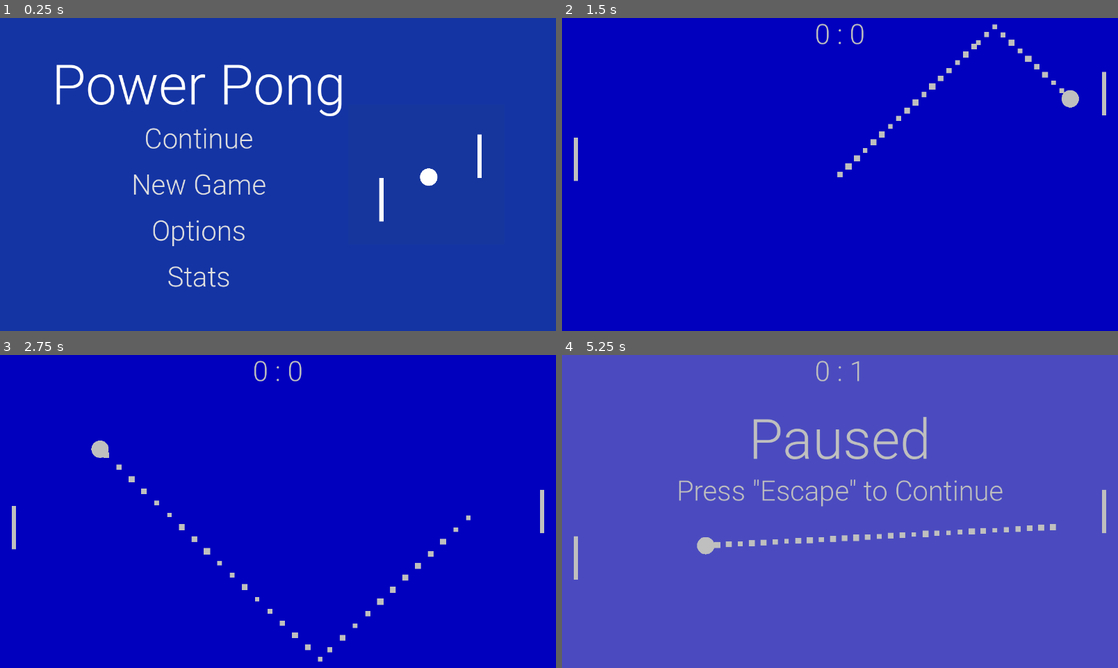
Above: before the commit, frames 1-4 (two rows, left to right).
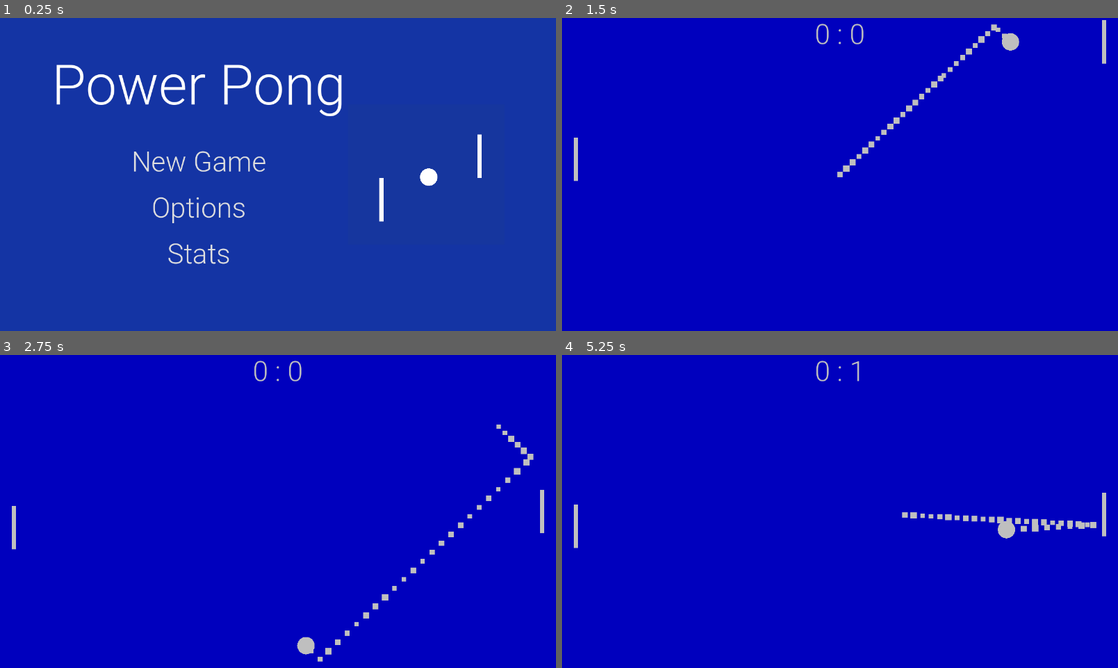
Above: after the commit, the same moments.

Repository: tjreed15/pong
Game: Godot game, scene res://scenes/menu/menu.tscn
Same seed, same stepped clock (60 frames per second), same inputs: the game is played once before the commit and once after it.
Inputs (mouse positions are in pixels of both pictures, inside the frame that each line leads up to):
- Up to frame 1 (0.25 s): no input
- Up to frame 2 (1.5 s): click "New Game" at 0.5 s; move the mouse to (962, 158) at 1.27 s; hold Shift (rotate) from 1.28 s (still down)
- Up to frame 3 (2.75 s): move the mouse to (166, 527) at 2.02 s; release Shift (rotate) at 2.03 s; tap Shift (rotate) at 2.1 s
- Up to frame 4 (5.25 s): move the mouse to (895, 442) at 2.77 s; hold Shift (rotate) 2.78-3.53 s; move the mouse to (812, 574) at 3.52 s; tap Shift (rotate) at 3.6 s; move the mouse to (1006, 558) at 4.27 s; hold Shift (rotate) 4.28-5 s; tap Escape (pause) at 4.9 s; click (840, 527) at 5 s, where only the run after the commit has a clickable "Continue"

The runs differ from the first frame. In frame 1, 2.3% of the frame differs, in the area x 24-48%, y 35-86%; in frame 2, 1.0%; in frame 3, 1.2%; in frame 4, 100%, in the area x 0-100%, y 0-100%.

Commit message:
Added save game functionality

Diff:
--- /dev/null
+++ b/godot/pause/pause_menu.gd
@@ -0,0 +1,23 @@
+class_name PauseMenu extends Control
+
+
+signal save_and_exit_pressed()
+
+
+func _process(_delta: float) -> void:
+	if Input.is_action_just_pressed("pause"):
+		self.toggle_pause()
+
+
+func toggle_pause() -> void:
+		get_tree().paused = not get_tree().paused
+		self.visible = not self.visible
+
+
+func _on_save_and_exit_button_pressed() -> void:
+	self.save_and_exit_pressed.emit()
+	self.toggle_pause()
+
+
+func _on_continue_button_pressed() -> void:
+	self.toggle_pause()
--- a/godot/pause/pause_menu.tscn
+++ b/godot/pause/pause_menu.tscn
@@ -1,6 +1,7 @@
-[gd_scene load_steps=2 format=3 uid="uid://dtr83cwyjumv3"]
+[gd_scene load_steps=3 format=3 uid="uid://dtr83cwyjumv3"]
 
 [ext_resource type="Theme" uid="uid://1j0qm0ylmms6" path="res://resources/default_theme.tres" id="1_hrn0q"]
+[ext_resource type="Script" path="res://pause/pause_menu.gd" id="2_ww0tk"]
 
 [node name="PauseMenu" type="Control"]
 layout_mode = 3
@@ -10,6 +11,7 @@
 grow_horizontal = 2
 grow_vertical = 2
 theme = ExtResource("1_hrn0q")
+script = ExtResource("2_ww0tk")
 
 [node name="ColorRect" type="ColorRect" parent="."]
 layout_mode = 1
@@ -42,8 +44,16 @@
 horizontal_alignment = 1
 vertical_alignment = 1
 
-[node name="Subtitle" type="Label" parent="ColorRect/MarginContainer/VBoxContainer"]
+[node name="VBoxContainer" type="VBoxContainer" parent="ColorRect/MarginContainer/VBoxContainer"]
 layout_mode = 2
-text = "Press \"Escape\" to Continue"
-horizontal_alignment = 1
-vertical_alignment = 1
+
+[node name="SaveAndExitButton" type="Button" parent="ColorRect/MarginContainer/VBoxContainer/VBoxContainer"]
+layout_mode = 2
+text = "Save And Exit"
+
+[node name="ContinueButton" type="Button" parent="ColorRect/MarginContainer/VBoxContainer/VBoxContainer"]
+layout_mode = 2
+text = "Continue"
+
+[connection signal="pressed" from="ColorRect/MarginContainer/VBoxContainer/VBoxContainer/SaveAndExitButton" to="." method="_on_save_and_exit_button_pressed"]
+[connection signal="pressed" from="ColorRect/MarginContainer/VBoxContainer/VBoxContainer/ContinueButton" to="." method="_on_continue_button_pressed"]
--- a/godot/persistence/data_store.gd
+++ b/godot/persistence/data_store.gd
@@ -1,26 +1,42 @@
 extends Node
 
+@onready var game: Game = Game.load_game()
 @onready var game_stats: GameStats = GameStats.load_game_stats()
 @onready var global_settings: GlobalSettings = GlobalSettings.load_settings()
 
 
+func save_game(player1_score: int, player2_score: int) -> Error:
+	self.game = Game.new()
+	game.player1_score = player1_score
+	game.player2_score = player2_score
+	return self.game.save_game()
+
+
 func tally_game(win: bool) -> Error:
 	var level = self.global_settings.difficulty_level
-	var count: WinLossCount = self.game_stats.win_loss_count[level]
-	if win:
-		count.wins += 1
-	else:
-		count.losses += 1
-	return self.game_stats.save_game_stats()
+	self.game_stats.win_loss_count[level].update(win)
+	var stats_status = self.game_stats.save_game_stats()
+	if stats_status != OK:
+		return stats_status
+
+	var game_status = self.game.delete_saved_game()
+	self.game = null
+	if game_status != OK:
+		return game_status
+
+	return OK
+
 
 func reset_game_stats() -> Error:
 	self.game_stats = GameStats.new()
 	return self.game_stats.save_game_stats()
 
+
 func set_difficulty(level: Difficulty.Level) -> Error:
 	self.global_settings.difficulty_level = level
 	return self.global_settings.save_settings()
 
+
 func set_winning_score(score: int) -> Error:
 	self.global_settings.winning_score = score
 	return self.global_settings.save_settings()
--- /dev/null
+++ b/godot/persistence/game.gd
@@ -0,0 +1,25 @@
+class_name Game extends Resource
+
+
+const SAVE_FILE: String = "user://game.res"
+
+
+@export var player1_score: int = 0
+@export var player2_score: int = 0
+
+
+static func load_game() -> Game:
+	if ResourceLoader.exists(SAVE_FILE):
+		var game = ResourceLoader.load(SAVE_FILE)
+		print(game)
+		if game is Game:
+			return game
+	return null
+
+
+func save_game() -> Error:
+	return ResourceSaver.save(self, SAVE_FILE)
+
+
+func delete_saved_game() -> Error:
+	return DirAccess.remove_absolute(SAVE_FILE)
--- a/godot/persistence/win_loss_count.gd
+++ b/godot/persistence/win_loss_count.gd
@@ -3,3 +3,9 @@
 
 @export var wins = 0
 @export var losses = 0
+
+func update(win: bool) -> void:
+	if win:
+		self.wins += 1
+	else:
+		self.losses += 1
--- a/godot/scenes/main/main.gd
+++ b/godot/scenes/main/main.gd
@@ -14,26 +14,35 @@
 @onready var player_scores: Dictionary = {str(player1): 0, str(player2): 0}
 
 
+var default_ball_speed: int
+
+
 func _ready() -> void:
+	self.__init_score()
 	var difficulty = DataStore.global_settings.difficulty_level
-	self.ai_controller.max_speed = (difficulty+2) * 250
+	self.ai_controller.max_speed = (difficulty + 2) * 250
 	self.ai_controller.deviations = difficulty + 1
+	self.default_ball_speed = (difficulty+3) * 200
 	self.serve()
 
 
 func serve() -> void:
 	self.ball.position = Constants.SCREEN_CENTER
 	self.ball.set_direction(self.server.get_normal().rotated(randf_range(-PI/4, PI/4)))
-	self.ball.set_speed(self.ball.initial_speed)
+	self.ball.set_speed(self.default_ball_speed)
 
 
-func update_score(scorer: Player) -> int:
+func increment_score(scorer: Player) -> int:
 	self.player_scores[str(scorer)] += 1
+	self.update_score()
+	return self.player_scores[str(scorer)]
+
+
+func update_score() -> void:
 	var score_string = ""
 	for score in self.player_scores.values():
 		score_string += str(score) + SCORE_DELIMETER
 	self.score_label.text =  score_string.left(-SCORE_DELIMETER.length())
-	return self.player_scores[str(scorer)]
 
 
 func end_game(winner: Player) -> void:
@@ -49,7 +58,7 @@
 func _on_player_scored_on(player: Player) -> void:
 	self.server = player
 	var scorer = self.__get_other_player(player)
-	if self.update_score(scorer) < DataStore.global_settings.winning_score:
+	if self.increment_score(scorer) < DataStore.global_settings.winning_score:
 		self.serve()
 	else:
 		self.end_game(scorer)
@@ -57,3 +66,16 @@
 
 func __get_other_player(player: Player):
 	return player1 if player == player2 else player2
+
+
+func _on_pause_menu_save_and_exit_pressed() -> void:
+	var player1_score = self.player_scores[str(self.player1)]
+	var player2_score = self.player_scores[str(self.player2)]
+	DataStore.save_game(player1_score, player2_score)
+	get_tree().change_scene_to_file("res://scenes/menu/Menu.tscn")
+
+
+func __init_score() -> void:
+	self.player_scores[str(player1)] = DataStore.game.player1_score
+	self.player_scores[str(player2)] = DataStore.game.player2_score
+	self.update_score()
--- a/godot/scenes/main/main.tscn
+++ b/godot/scenes/main/main.tscn
@@ -1,7 +1,6 @@
-[gd_scene load_steps=13 format=3 uid="uid://duah3hdq36032"]
+[gd_scene load_steps=12 format=3 uid="uid://duah3hdq36032"]
 
 [ext_resource type="Script" path="res://scenes/main/Main.gd" id="1_qn1pe"]
-[ext_resource type="Script" path="res://controllers/game_controller.gd" id="2_xxwo7"]
 [ext_resource type="PackedScene" uid="uid://b328b8ccqd1f8" path="res://core/ball.tscn" id="3_anlmv"]
 [ext_resource type="PackedScene" uid="uid://dbj7w6iwwgmtw" path="res://core/wall.tscn" id="4_m1snx"]
 [ext_resource type="Script" path="res://core/player.gd" id="6_lt5fl"]
@@ -15,10 +14,6 @@
 
 [node name="Main" type="Node"]
 script = ExtResource("1_qn1pe")
-
-[node name="GameController" type="Node" parent="."]
-process_mode = 3
-script = ExtResource("2_xxwo7")
 
 [node name="Background" type="ColorRect" parent="."]
 anchors_preset = 15
@@ -107,6 +102,7 @@
 
 [node name="PauseMenu" parent="." instance=ExtResource("12_4ytxw")]
 unique_name_in_owner = true
+process_mode = 3
 visible = false
 
 [node name="CanvasModulate" type="CanvasModulate" parent="."]
@@ -114,3 +110,4 @@
 
 [connection signal="scored_on" from="Player1/Goal" to="." method="_on_player_scored_on"]
 [connection signal="scored_on" from="Player2/Goal" to="." method="_on_player_scored_on"]
+[connection signal="save_and_exit_pressed" from="PauseMenu" to="." method="_on_pause_menu_save_and_exit_pressed"]
--- a/godot/scenes/menu/menu.gd
+++ b/godot/scenes/menu/menu.gd
@@ -1,15 +1,25 @@
 extends ColorRect
+
 
 const MAIN_SCENE = "res://scenes/main/Main.tscn"
 const STATS_SCENE = "res://scenes/menu/Stats.tscn"
 const SETTINGS_SCENE = "res://scenes/menu/Settings.tscn"
 
 
+@onready var continue_button: Button = %Continue
+
+
+func _ready() -> void:
+	if not DataStore.game:
+		self.continue_button.hide()
+
+
 func _on_continue_pressed() -> void:
-	print("continue")
+	get_tree().change_scene_to_file(MAIN_SCENE)
 
 
 func _on_new_game_pressed() -> void:
+	DataStore.game = Game.new()
 	get_tree().change_scene_to_file(MAIN_SCENE)
 
 
--- a/godot/scenes/menu/menu.tscn
+++ b/godot/scenes/menu/menu.tscn
@@ -44,6 +44,7 @@
 alignment = 1
 
 [node name="Continue" type="Button" parent="MarginContainer/HSplitContainer/VBoxContainer/MenuOptions"]
+unique_name_in_owner = true
 layout_mode = 2
 text = "Continue"
 
Not shown, changed: README.md
